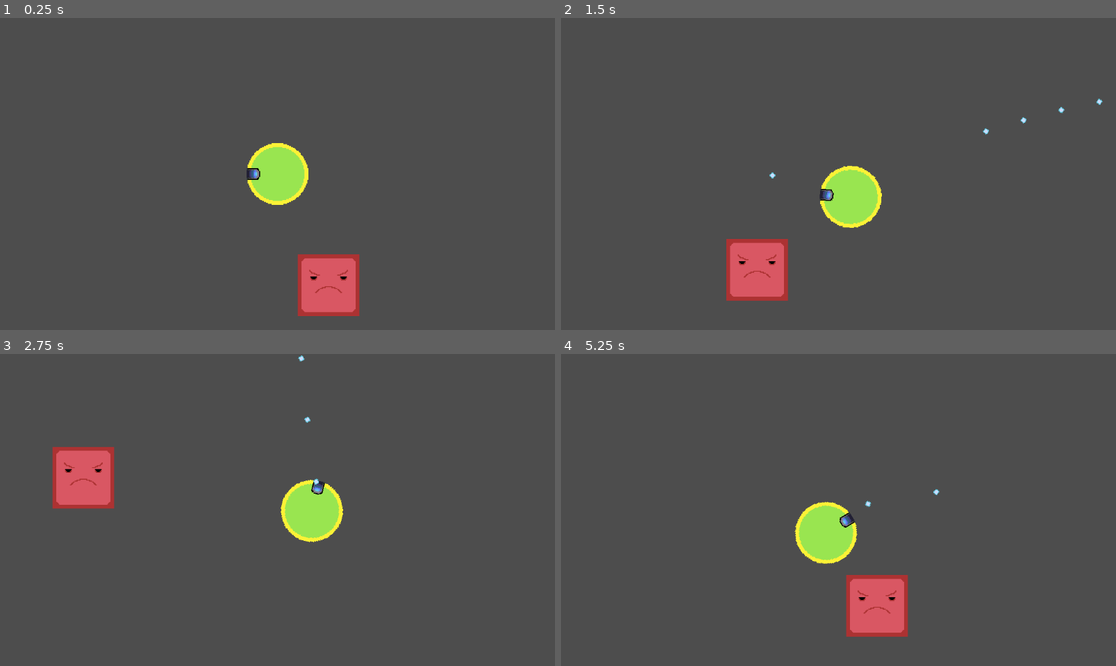
Above: before the commit, frames 1-4 (two rows, left to right).
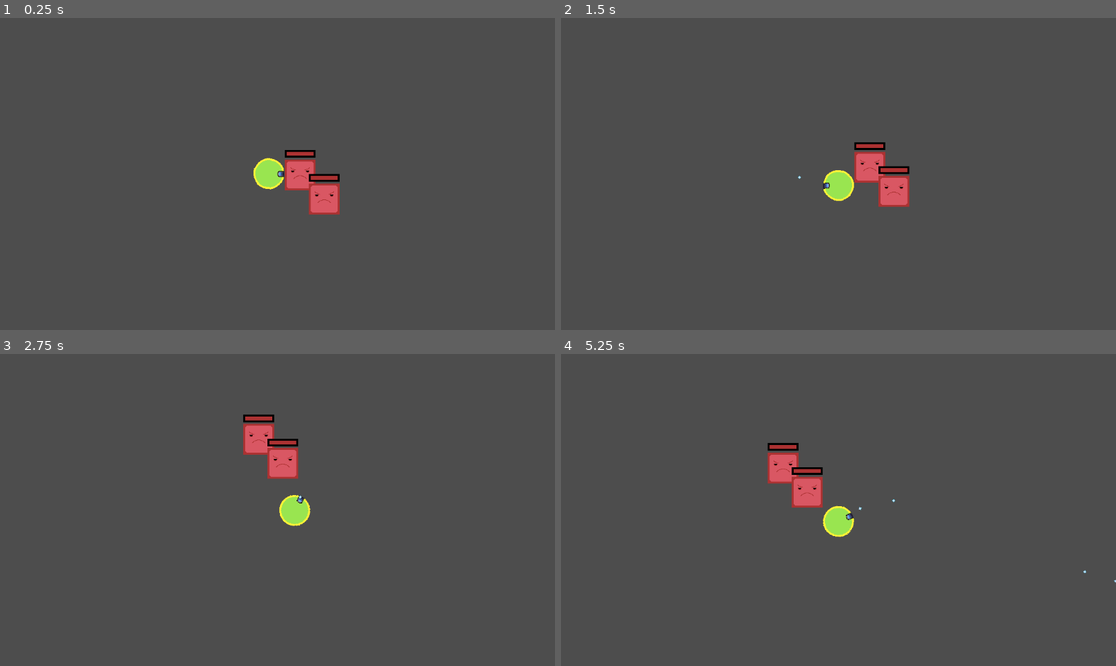
Above: after the commit, the same moments.

Repository: Mooballoono/Geometrical-Fighting
Game: Godot game, scene res://scenes/main.tscn
The game is run twice, just before and just after one commit, with the same random seed, the same clock (stepped at 60 frames per second) and the same inputs.
Inputs (mouse positions are in pixels of both pictures, inside the frame that each line leads up to):
- Up to frame 1 (0.25 s): no input
- Up to frame 2 (1.5 s): move the mouse to (960, 158) at 0.52 s; press the mouse at (960, 158) at 0.53 s; hold D (right) 0.53-1.28 s; move the mouse to (727, 189) at 1.27 s; release the mouse at (727, 189) at 1.28 s; hold S (down) from 1.28 s (still down); click (727, 189) at 1.35 s
- Up to frame 3 (2.75 s): move the mouse to (333, 441) at 2.02 s; release S (down) at 2.03 s; press the mouse at (333, 441) at 2.03 s; hold D (right) from 2.03 s (still down)
- Up to frame 4 (5.25 s): move the mouse to (810, 572) at 2.77 s; release D (right) at 2.78 s; release the mouse at (810, 572) at 2.78 s; hold W (up) 2.78-3.53 s; click (810, 572) at 2.85 s; move the mouse to (1005, 556) at 3.52 s; press the mouse at (1005, 556) at 3.53 s; hold A (left) 3.53-5.03 s; move the mouse to (672, 463) at 4.27 s; release the mouse at (672, 463) at 4.28 s; click (672, 463) at 4.35 s; move the mouse to (866, 510) at 5.02 s; press the mouse at (866, 510) at 5.03 s; hold S (down) from 5.03 s (still down)

The runs differ from the first frame. In frame 1, 4.6% of the frame differs, in the area x 44-65%, y 40-96%; in frame 2, 4.9%; in frame 3, 5.1%; in frame 4, 5.1%, in the area x 37-100%, y 28-91%.
Error after the commit: Attempt to call function 'list_dir_begin' in base 'null instance' on a null instance. (res://scripts/boss1.gd:13)

Commit message:
Added a health bar and spawning system

Diff:
--- a/scenes/enemies/boss1.tscn
+++ b/scenes/enemies/boss1.tscn
@@ -1,8 +1,9 @@
-[gd_scene load_steps=5 format=3 uid="uid://j34uwef5uhip"]
+[gd_scene load_steps=6 format=3 uid="uid://j34uwef5uhip"]
 
 [ext_resource type="Script" path="res://scripts/boss1.gd" id="1_cwltx"]
+[ext_resource type="Texture2D" uid="uid://dgri33nmnbca0" path="res://graphics/health_bar/health_bar_0001.png" id="2_1adrd"]
 
-[sub_resource type="Image" id="Image_l5fb7"]
+[sub_resource type="Image" id="Image_01gal"]
 data = {
 "data": PackedByteArray(172, 50, 50, 255, 172, 50, 50, 255, 172, 50, 50, 255, 172, 50, 50, 255, 172, 50, 50, 255, 172,  …(73513 unchanged characters)…
 "format": "RGBA8",
@@ -25,5 +26,10 @@
 scale = Vector2(2, 2)
 texture = SubResource("ImageTexture_c5o8m")
 
+[node name="HealthBarSprite2D" type="Sprite2D" parent="."]
+position = Vector2(0, -87)
+scale = Vector2(2, 2)
+texture = ExtResource("2_1adrd")
+
 [node name="CollisionShape2D" type="CollisionShape2D" parent="."]
 shape = SubResource("RectangleShape2D_ivb3s")
--- a/scenes/main.tscn
+++ b/scenes/main.tscn
@@ -10,11 +10,13 @@
 [node name="Player" parent="." instance=ExtResource("2_ayd13")]
 
 [node name="Camera2D" type="Camera2D" parent="Player"]
+zoom = Vector2(0.5, 0.5)
 position_smoothing_enabled = true
 
 [node name="Projectiles" type="Node2D" parent="."]
 
-[node name="Boss1" parent="." instance=ExtResource("3_c8m5u")]
-position = Vector2(106, 231)
+[node name="Enemies" type="Node2D" parent="."]
+
+[node name="Boss1" parent="Enemies" instance=ExtResource("3_c8m5u")]
 
 [connection signal="bullet" from="Player" to="." method="_on_player_bullet"]
--- a/scripts/boss1.gd
+++ b/scripts/boss1.gd
@@ -1,12 +1,34 @@
 extends StaticBody2D
 
+signal dead
+
 const max_health: int = 10
-var health: int = 10
-@warning_ignore("integer_division")
-var health_percent = float((health/max_health)*100)
+var health: float = 10
+var health_percent: float = 1
+
+var files = []
+var dir = DirAccess.open("E://Programs//Godot//Geometrical Fighting//graphics//health_bar")
+
+func _ready():
+	dir.list_dir_begin()
+	while true:
+		var file = dir.get_next()
+		if file == "":
+			break
+		elif file.begins_with("health_bar") and not file.ends_with(".import"):
+			files.append("E://Programs//Godot//Geometrical Fighting//graphics//health_bar//" + file)
+	files.reverse()
+
+func _process(_delta):
+	pass
 
 func hit(damage):
 	health -= damage
+	health_percent = float(health/max_health)
+	print(health_percent*100)
+	var health_bar_index: int = ceil(health_percent*len(files))
+	$HealthBarSprite2D.texture = load(files[health_bar_index])
 	if health <= 0:
 		print("dead")
+		dead.emit()
 		queue_free()
--- a/scripts/bullet.gd
+++ b/scripts/bullet.gd
@@ -4,7 +4,7 @@
 
 @export var speed: int = 1000
 var direction: Vector2 = Vector2.UP
-var damage: int = 1
+var damage: float = 1
 
 func _process(delta):
 	position += direction * speed * delta
@@ -12,6 +12,7 @@
 func _on_body_entered(body:Node2D):
 	if body.is_in_group("ENEMIES"):
 		print("hit")
+		print(body)
 		if body.has_method('hit'):
 			body.hit(damage)
 		queue_free()
--- a/scripts/main.gd
+++ b/scripts/main.gd
@@ -1,9 +1,16 @@
 extends Node2D
 
 var bullet_scene: PackedScene = preload("res://scenes//projectiles/bullet.tscn")
+var boss1_scene: PackedScene = preload("res://scenes//enemies//boss1.tscn")
+var rng = RandomNumberGenerator.new()
 
 func _ready():
-	DisplayServer.window_set_mode(DisplayServer.WINDOW_MODE_FULLSCREEN)
+	var boss1 = boss1_scene.instantiate() as StaticBody2D
+	boss1.dead.connect(_on_boss_1_dead)
+	boss1.position = Vector2(100,100)
+	$Enemies.add_child(boss1)
+	#DisplayServer.window_set_mode(DisplayServer.WINDOW_MODE_FULLSCREEN)
+	pass
 
 func _process(_delta):
 	if Input.is_action_just_pressed("escape"):
@@ -15,3 +22,10 @@
 	bullet.rotation_degrees = rad_to_deg(direction.angle()) + 90
 	bullet.direction = direction
 	$Projectiles.add_child(bullet)
+
+func _on_boss_1_dead():
+	var boss1 = boss1_scene.instantiate() as StaticBody2D
+	boss1.dead.connect(_on_boss_1_dead)
+	boss1.position = Vector2(rng.randi_range(0,1200),rng.randi_range(0,700))
+	print("spawned")
+	$Enemies.call_deferred("add_child",boss1)
Binary file added: graphics/health_bar/health_bar_0001.png
Not shown, added: graphics/health_bar/health_bar_0001.png.import
Binary file added: graphics/health_bar/health_bar_0002.png
Not shown, added: graphics/health_bar/health_bar_0002.png.import
Binary file added: graphics/health_bar/health_bar_0003.png
Not shown, added: graphics/health_bar/health_bar_0003.png.import
Binary file added: graphics/health_bar/health_bar_0004.png
Not shown, added: graphics/health_bar/health_bar_0004.png.import
Binary file added: graphics/health_bar/health_bar_0005.png
Not shown, added: graphics/health_bar/health_bar_0005.png.import
Binary file added: graphics/health_bar/health_bar_0006.png
Not shown, added: graphics/health_bar/health_bar_0006.png.import
(and 103 more such lines)
